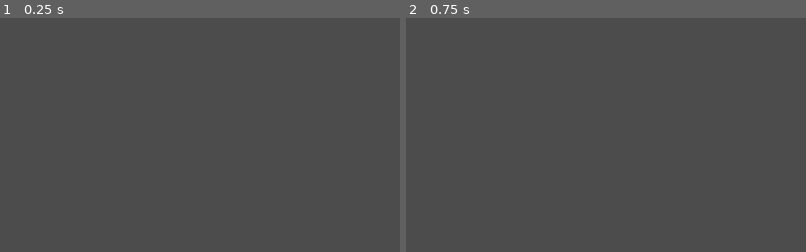
Above: before the commit, frames 1-2 (left to right).
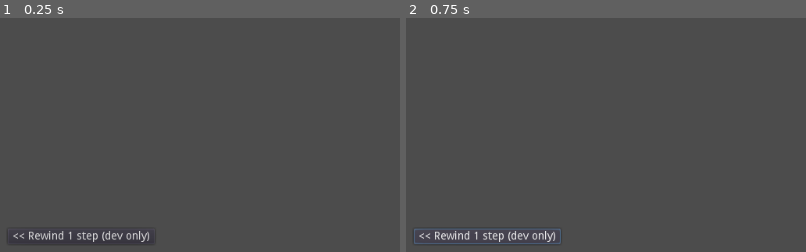
Above: after the commit, the same moments.

Repository: jordgubben/gw24-fam-andersson
Game: Godot game, scene res://FamilyDinner.tscn
Two runs of this game, one before a commit and one after it. Both use one fixed random seed, a clock stepped at 60 frames per second and the inputs below. The engine's default icon, where the game draws it, is replaced by a stand-in: a white triangle on a blue panel in a dark square.
Inputs (mouse positions are % of the whole screen's width and height, from its top left):
- Up to frame 1 (0.25 s): no input
- Up to frame 2 (0.75 s): click (10, 97) at 0.5 s, where only the run after the commit has a clickable "<< Rewind 1 step (dev only)"
The pictures show only the part of the screen within x 0-50%, y 50-100%; the shares and areas given below are measured in that part.

The runs differ from the first frame. In frame 1, 0.5% of the frame differs, in the area x 3-38%, y 91-96%; in frame 2, 0.9%, in the area x 2-39%, y 90-97%.

Commit message:
Enable rewind (to simplify debugging)

Diff:
--- a/FamilyDinner.gd
+++ b/FamilyDinner.gd
@@ -77,7 +77,9 @@
 	_narrative_panel.visible = true
 
 	# Record as passed conversation
-	_passed_conversations.append(key)
+	_passed_conversations.push_back(key)
+
+
 
 func _on_narrative_pressentation_completed():
 	_narrative_panel.visible = false
@@ -124,3 +126,9 @@
 
 				_:
 					printerr("Unablle to pressent", el)
+
+
+func _on_rewind_btn_pressed():
+	prints("<< Rewinding a by a single step")
+	_passed_conversations.pop_back()
+	self.populate_options()
--- a/FamilyDinner.tscn
+++ b/FamilyDinner.tscn
@@ -20,5 +20,29 @@
 visible = false
 
 [node name="options" parent="ui" instance=ExtResource( 2 )]
+
+[node name="MarginContainer" type="MarginContainer" parent="ui"]
+anchor_top = 1.0
+anchor_bottom = 1.0
+margin_top = -40.0
+margin_right = 208.0
+custom_constants/margin_right = 10
+custom_constants/margin_top = 10
+custom_constants/margin_left = 10
+custom_constants/margin_bottom = 10
+__meta__ = {
+"_edit_use_anchors_": false
+}
+
+[node name="rewind_btn" type="Button" parent="ui/MarginContainer"]
+margin_left = 10.0
+margin_top = 10.0
+margin_right = 198.0
+margin_bottom = 30.0
+text = "<< Rewind 1 step (dev only)"
+__meta__ = {
+"_edit_use_anchors_": false
+}
 [connection signal="pressentation_completed" from="ui/narrative" to="." method="_on_narrative_pressentation_completed"]
 [connection signal="option_selected" from="ui/options" to="." method="_on_options_option_selected"]
+[connection signal="pressed" from="ui/MarginContainer/rewind_btn" to="." method="_on_rewind_btn_pressed"]
